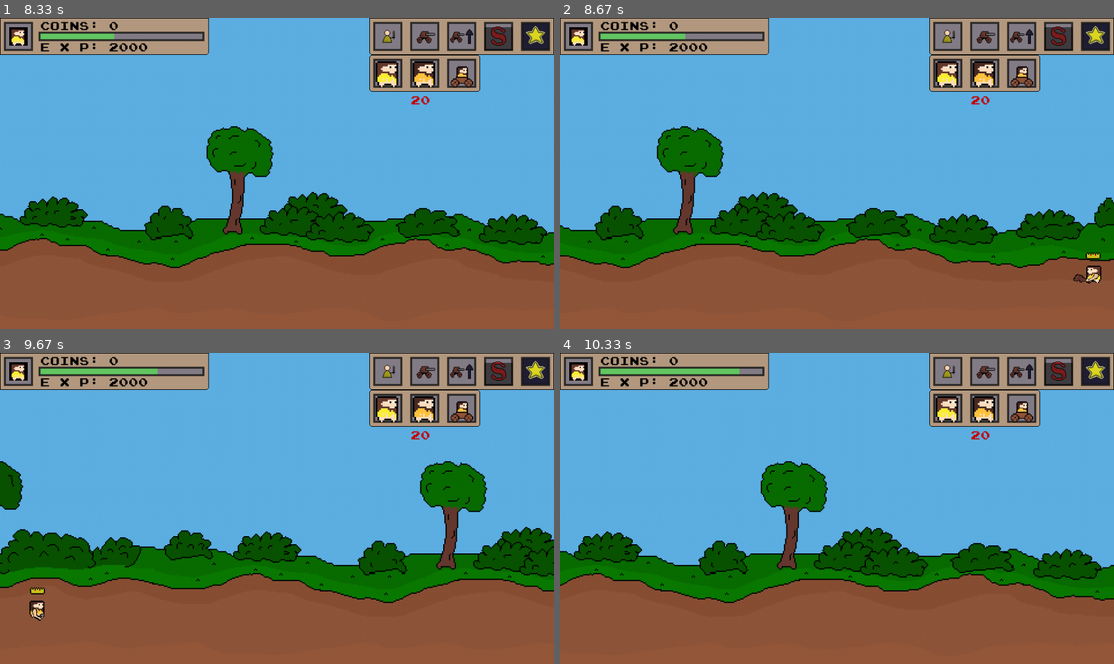
Above: before the commit, frames 1-4 (two rows, left to right).
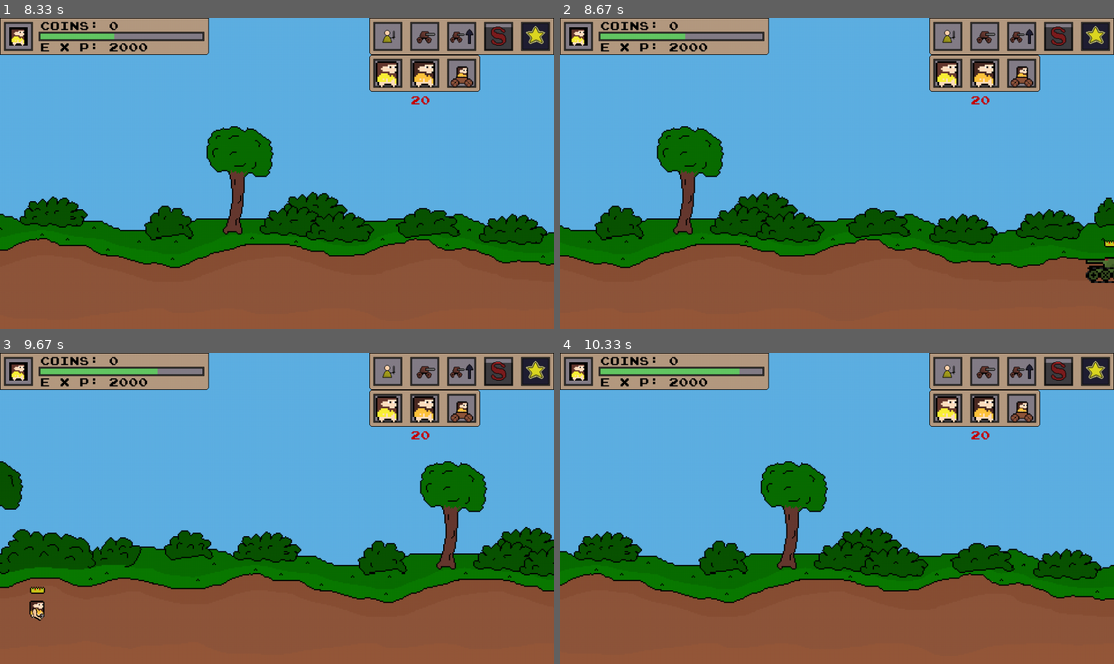
Above: after the commit, the same moments.

Repository: de-dust-enjoyer/age_of_pixel_pygame
Game: pygame game, started from main.py
Same seed, same stepped clock (60 frames per second), same inputs: the game is played once before the commit and once after it.
Inputs (mouse positions are in pixels of both pictures, inside the frame that each line leads up to):
- Up to frame 1 (8.33 s): click (426, 36) at 0.38 s; click (387, 36) at 0.72 s; click (426, 73) at 1.05 s; hold Right 1.33-1.8 s; tap 1 at 1.48, 3.05, 4.65, 6.22, 7.82 s; hold Right 1.83-2.3 s; hold Left 2.33-2.87 s; tap 3 at 2.48, 4.15, 5.65, 7.32 s; hold Left 2.9-3.3 s; hold Right 3.33-3.97 s; tap 2 at 3.48, 5.15, 6.65, 8.32 s; hold Left 4-4.47 s; hold Right 4.5-4.97 s; hold Right 5-5.47 s; hold Left 5.5-6.03 s; hold Left 6.07-6.47 s; hold Right 6.5-7.13 s; hold Left 7.17-7.63 s; hold Right 7.67-8.13 s; hold Right from 8.17 s (still down)
- Up to frame 2 (8.67 s): release Right at 8.63 s
- Up to frame 3 (9.67 s): hold Left 8.67-9.2 s; tap 3 at 8.82 s; hold Left 9.23-9.63 s; tap 1 at 9.38 s
- Up to frame 4 (10.33 s): hold Right 9.67-10.3 s; tap 2 at 9.82 s

Frame 1 is identical in both runs. In frame 2, 0.5% of the frame differs, in the area x 92-100%, y 71-86%; in frame 3, less than 0.1%; in frame 4, nothing differs.

Commit message:
added new crown animation

Diff:
--- a/main.py
+++ b/main.py
@@ -37,7 +37,7 @@
 		# time variables to keep track of time
 		self.frames_passed = 0
 		self.seconds_passed = 0
-		self.minutes_passed = 0
+		self.minutes_passed = 12
 		# chooses if window should be fullscreen (work in progress: window scaling does not work propperly)
 		if self.fullscreen:
 			self.screen = pygame.display.set_mode(self.SCREEN_SIZE, pygame.FULLSCREEN)
@@ -2377,6 +2377,8 @@
 			self.buffed = True
 			self.buff_timer = 0
 			self.buff_timer_goal = 3 * 60
+			self.crown_floating_direction = 0
+			self.crown_y_offset = 0
 
 
 			# flip the unit if its from the enemy
@@ -2452,7 +2454,6 @@
 	def draw_buff_crown(self):
 		if self.id != 6:
 			if self.buffed:
-				print(self.crown_animation_state)
 				if self.crown_animation_timer == 0:
 					self.crown_animation_state = 0
 				elif self.crown_animation_timer == 15:
@@ -2465,12 +2466,23 @@
 				if self.crown_animation_timer == self.crown_animation_timer_goal:
 					self.crown_animation_timer = 0
 
+
+				if self.crown_y_offset < 2 and self.crown_floating_direction == 0:
+					self.crown_y_offset += 0.1
+				elif self.crown_y_offset >= 2 and self.crown_floating_direction == 0:
+					self.crown_floating_direction = 1
+				elif self.crown_y_offset > -2 and self.crown_floating_direction == 1:
+					self.crown_y_offset -= 0.1
+				elif self.crown_y_offset <= -2 and self.crown_floating_direction == 1:
+					self.crown_floating_direction = 0
+
+
 				if not self.id == 9 and not self.id == 3:
-					self.crown_rect.center = (self.unit_rect.center[0], self.unit_rect.topleft[1] - 15)
+					self.crown_rect.center = (self.unit_rect.center[0], self.unit_rect.topleft[1] - 15 + self.crown_y_offset)
 				elif self.id == 9:
-					self.crown_rect.center = (self.unit_rect.center[0], self.unit_rect.topleft[1] + 30)
+					self.crown_rect.center = (self.unit_rect.center[0], self.unit_rect.topleft[1] + 30 + self.crown_y_offset)
 				elif self.id == 3:
-					self.crown_rect.center = (self.unit_rect.center[0], self.unit_rect.topleft[1])
+					self.crown_rect.center = (self.unit_rect.center[0], self.unit_rect.topleft[1] + self.crown_y_offset)
 				if self.crown_animation_state == 0:
 					game.screen.blit(self.crown_frame1, self.crown_rect)
 				elif self.crown_animation_state == 1:
@@ -2770,7 +2782,6 @@
 	def attack_ranged(self):
 		for unit in game.friendly_units:
 			if unit.id == 2:
-				print(unit.unit_in_range)
 				if unit.unit_in_range:
 					unit.attack_timer += 1
 					if unit.attack_timer >= round(unit.attack_timer_goal / 4):
@@ -2934,7 +2945,10 @@
 
 
 	def get_hurt(self, amount):
-		self.health -= amount
+		if not self.buffed:
+			self.health -= amount
+		else:
+			self.health -= round(amount * 0.5)
 		if not self.id == 9:
 			blood_master.spawn_cluster(self.unit_rect.center, self.friendly, (200,0,0), (8,8), True, 20)
 		else:
